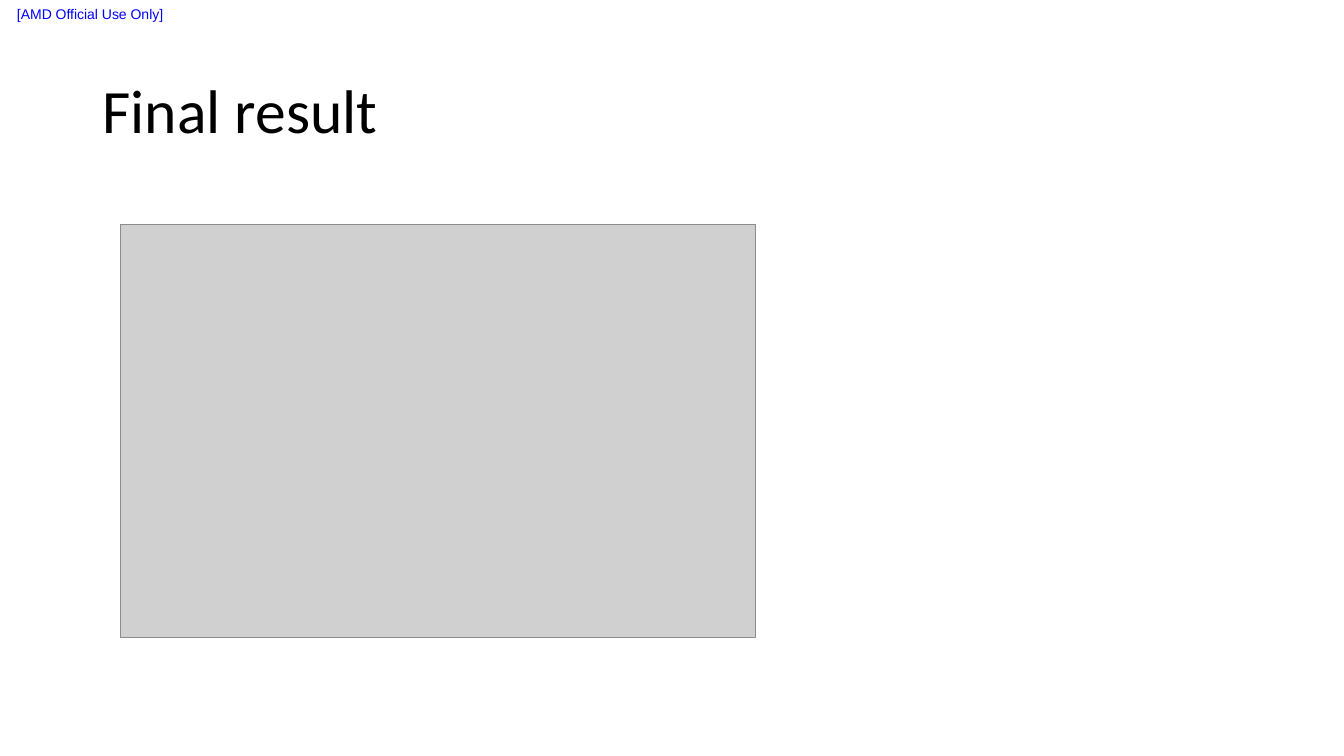
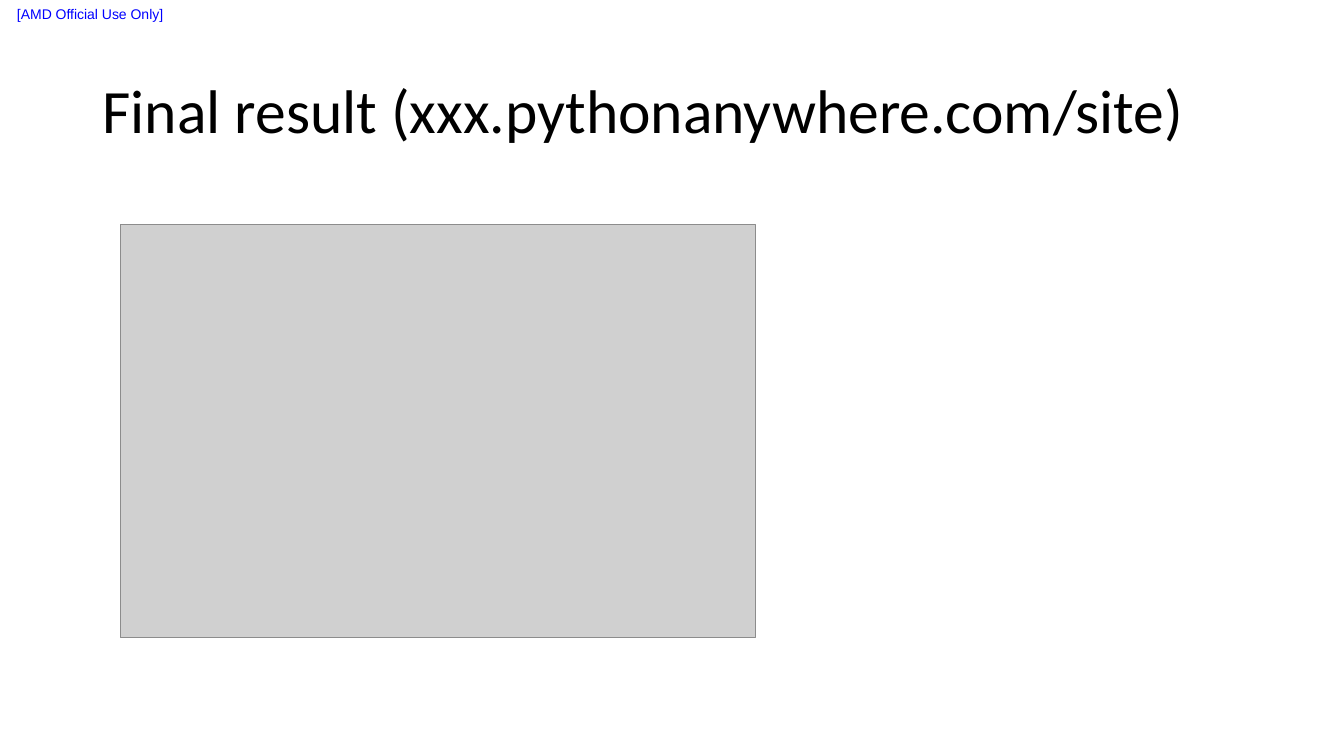
Before and after one commit to liuxu-github-ui/Django, a slide deck: slide 6 of Web Application Technologies and Django/week3/Add HTML content assginment.pptx (slide 3 before the commit). Drawn at 1344x756 pixels with LibreOffice and Linux fonts; fonts in the diff are those of the drawing; grey boxes stand for pictures. Boxes give left, top, right and bottom in pixels: in the first picture for what was removed or moved away, otherwise in the second. Text is boxed around its words. In the diff, an @@ line names an element or a change of style, - is before the commit and + after.

```diff
--- a/Web Application Technologies and Django/week3/Add HTML content assginment.pptx
+++ b/Web Application Technologies and Django/week3/Add HTML content assginment.pptx
@@ title at bbox=[102, 88, 1183, 143]: text changed @@
-Final result
+Final result (xxx.pythonanywhere.com/site)
```
Also in this commit, not shown: 3 slides added, 3 other files.
